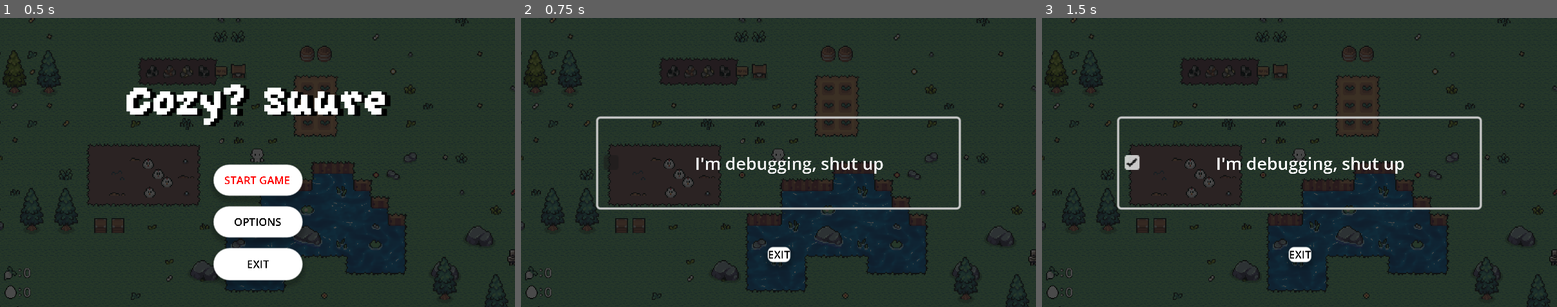
Above: before the commit, frames 1-3 (left to right).
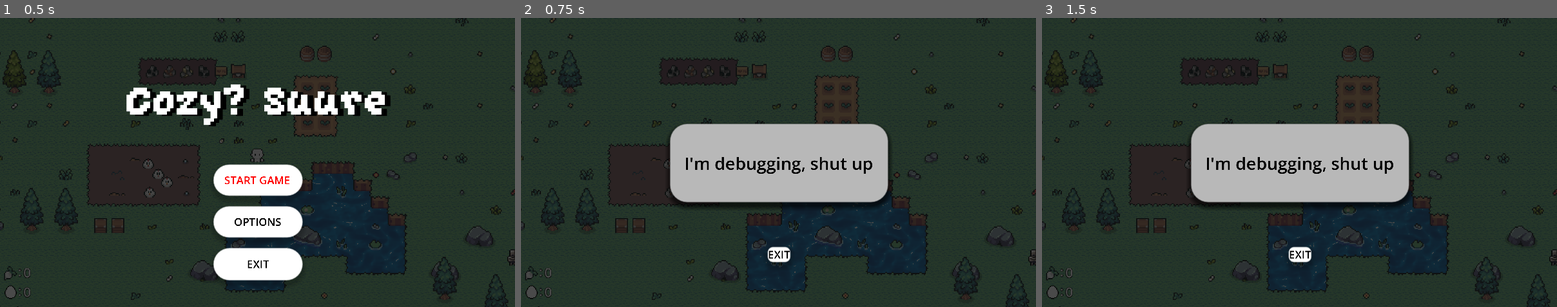
Above: after the commit, the same moments.

Repository: Lord-of-Madness/GameJam2024
Game: Godot game, scene res://Scenes/main_menu.tscn
Two runs of this game, one before a commit and one after it. Both use one fixed random seed, a clock stepped at 60 frames per second and the inputs below.
Inputs:
- Up to frame 1 (0.5 s): no input
- Up to frame 2 (0.75 s): click "OPTIONS" at 0.5 s
- Up to frame 3 (1.5 s): click "I'm debugging, shut up" at 1.25 s

Frame 1 is identical in both runs. In frame 2, 14% of the frame differs, in the area x 14-86%, y 33-67%; in frame 3, 14%.

Commit message:
finally working music in background

Diff:
--- a/Scenes/Options_menu.tscn
+++ b/Scenes/Options_menu.tscn
@@ -6,6 +6,35 @@
 [sub_resource type="StyleBoxTexture" id="StyleBoxTexture_i7qqk"]
 texture = ExtResource("1_3p160")
 modulate_color = Color(0.290196, 0.290196, 0.290196, 1)
+
+[sub_resource type="StyleBoxEmpty" id="StyleBoxEmpty_uik8e"]
+
+[sub_resource type="StyleBoxFlat" id="StyleBoxFlat_1wfh5"]
+bg_color = Color(0.721569, 0.721569, 0.721569, 1)
+corner_radius_top_left = 16
+corner_radius_top_right = 16
+corner_radius_bottom_right = 16
+corner_radius_bottom_left = 16
+shadow_size = 5
+shadow_offset = Vector2(0, 3.41)
+
+[sub_resource type="StyleBoxFlat" id="StyleBoxFlat_c7a0g"]
+bg_color = Color(0.45098, 0.45098, 0.45098, 1)
+corner_radius_top_left = 16
+corner_radius_top_right = 16
+corner_radius_bottom_right = 16
+corner_radius_bottom_left = 16
+shadow_size = 5
+shadow_offset = Vector2(0, 3.41)
+
+[sub_resource type="StyleBoxFlat" id="StyleBoxFlat_pnt5g"]
+bg_color = Color(1, 1, 1, 1)
+corner_radius_top_left = 16
+corner_radius_top_right = 16
+corner_radius_bottom_right = 16
+corner_radius_bottom_left = 16
+shadow_size = 5
+shadow_offset = Vector2(0, 3.41)
 
 [sub_resource type="StyleBoxEmpty" id="StyleBoxEmpty_2txnr"]
 
@@ -58,6 +87,29 @@
 grow_vertical = 2
 theme_override_styles/panel = SubResource("StyleBoxTexture_i7qqk")
 
+[node name="Button" type="Button" parent="."]
+layout_mode = 1
+anchors_preset = 8
+anchor_left = 0.5
+anchor_top = 0.5
+anchor_right = 0.5
+anchor_bottom = 0.5
+offset_left = -101.5
+offset_top = -36.5
+offset_right = 101.5
+offset_bottom = 36.5
+grow_horizontal = 2
+grow_vertical = 2
+theme_override_colors/font_hover_color = Color(0, 0, 0, 1)
+theme_override_colors/font_pressed_color = Color(0, 0, 0, 1)
+theme_override_colors/font_focus_color = Color(1, 0, 0, 1)
+theme_override_colors/font_color = Color(0, 0, 0, 1)
+theme_override_styles/focus = SubResource("StyleBoxEmpty_uik8e")
+theme_override_styles/hover = SubResource("StyleBoxFlat_1wfh5")
+theme_override_styles/pressed = SubResource("StyleBoxFlat_c7a0g")
+theme_override_styles/normal = SubResource("StyleBoxFlat_pnt5g")
+text = "I'm debugging, shut up"
+
 [node name="Button3" type="Button" parent="."]
 layout_mode = 1
 anchors_preset = 8
@@ -83,21 +135,5 @@
 theme_override_styles/normal = SubResource("StyleBoxFlat_c71y6")
 text = "EXIT"
 
-[node name="CheckBox" type="CheckBox" parent="."]
-layout_mode = 1
-anchors_preset = 8
-anchor_left = 0.5
-anchor_top = 0.5
-anchor_right = 0.5
-anchor_bottom = 0.5
-offset_left = -168.0
-offset_top = -41.5
-offset_right = 168.0
-offset_bottom = 41.5
-grow_horizontal = 2
-grow_vertical = 2
-text = "I'm debugging, shut up"
-alignment = 1
-
+[connection signal="pressed" from="Button" to="." method="_on_button_pressed"]
 [connection signal="pressed" from="Button3" to="." method="_on_button_3_pressed"]
-[connection signal="toggled" from="CheckBox" to="." method="_on_check_box_toggled"]
--- a/Scenes/music_manager.gd
+++ b/Scenes/music_manager.gd
@@ -55,3 +55,13 @@
 			nighttheme.stop()
 			daytheme.play())
 		tween.tween_property(daytheme,"volume_db",0,1)
+		return
+	if not daytheme.is_playing():
+		daytheme.play()
+
+func mute():
+	if shutupIamDebugging:
+		shutupIamDebugging = false
+		reset_music()
+	else:
+		shutupIamDebugging = true
--- a/Scenes/options_menu.gd
+++ b/Scenes/options_menu.gd
@@ -1,15 +1,13 @@
 extends Control
 
+
 func _ready() -> void:
-	$CheckBox.grab_focus()
+	$Button.grab_focus()
 
 
 func _on_button_3_pressed() -> void:
 	get_tree().change_scene_to_file("res://Scenes/main_menu.tscn")
 
 
-func _on_check_box_toggled(toggled_on: bool) -> void:
-	if toggled_on:
-		MusicManager.shutupIamDebugging = true
-	else:
-		MusicManager.shutupIamDebugging = false
+func _on_button_pressed() -> void:
+	MusicManager.mute()
Not shown: 1 places in Characters/Base_character.tscn that only renumber resources
Not shown: 1 places in Scenes/Options_menu.tscn that only renumber resources
Not shown: 1 places in Scenes/main_game.tscn that only renumber resources
